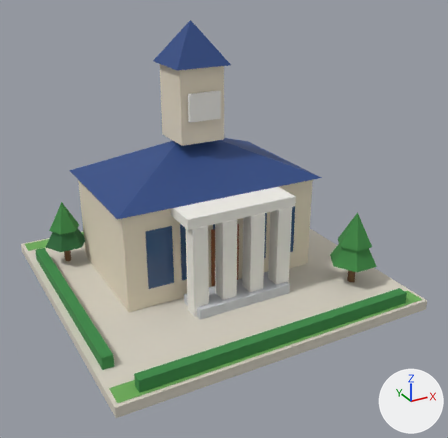
Renders of the glTF model public/models/21.glb from each side of a commit.
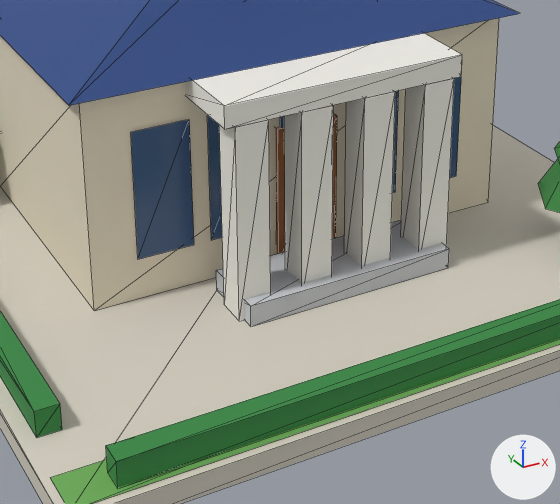
Each version appears first whole from a 50 mm lens placed at (-0.8, -1.572, 0.98), pointed at (0.016, -0.087, 0.238), and next in a close-up on the part from 19% to 76% of the width and 39% to 91% of the height. Every picture has the same lights, and +X, +Y and +Z are marked at lower right. The first two pictures are the older version. The close-ups show mesh edges as thin lines. Vertices at exactly the same position are counted once.

Before the edit, the objects in view are built like this:
```python
me_b21 = bpy.data.meshes.new('b21')
me_b21.from_pydata(...)  # 226 vertices, 240 faces; spans x -0.48..0.48, y -0.48..0.48, z 0.0..0.79
me_b21.materials.append(mat_paving)
me_b21.materials.append(mat_grass)
me_b21.materials.append(mat_hedge)
me_b21.materials.append(mat_wall_cream)
me_b21.materials.append(mat_roof_flat)
me_b21.materials.append(mat_roof_blue)
me_b21.materials.append(mat_wall_white)
me_b21.materials.append(mat_concrete)
me_b21.materials.append(mat_wall_wood)
me_b21.materials.append(mat_glass_dark)
me_b21.materials.append(mat_glow_window)
me_b21.materials.append(mat_trunk)
me_b21.materials.append(mat_tree_green)
me_b21.materials.append(mat_tree_dark)
ob_b21 = bpy.data.objects.new('b21', me_b21)
ob_b21.location = (0.0, 0.0, 0.0)
```
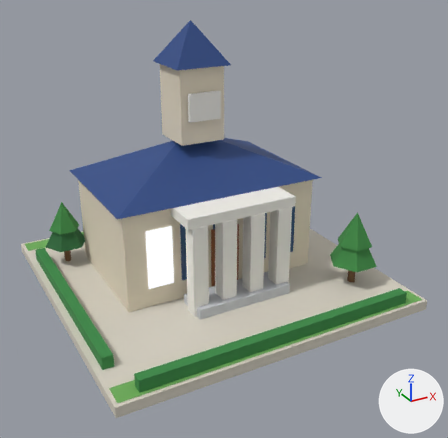
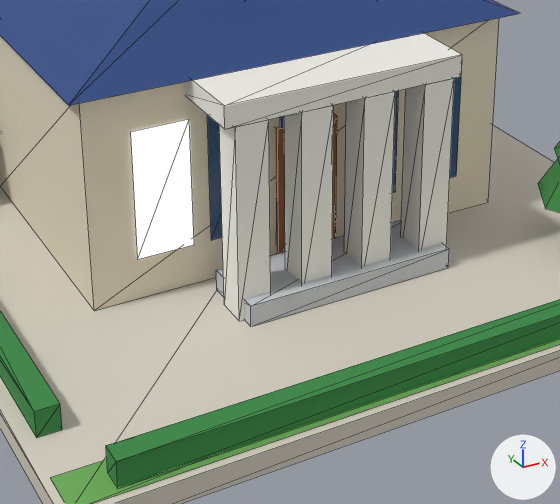
Boxes [x1, y1, x2, y2] around the edits, measured in the close-ups (560 x 504 px; the box of a moved part takes in the faces that stretch with it):
'b21', reshaped, recoloured (lighter)
    both: [0, 0, 560, 504]
part 1 of me_b21, moved or reshaped (mostly hidden before)
    before: [280, 116, 284, 128]
    after: [207, 116, 222, 240]
part 2 of me_b21, moved or reshaped (not visible afterwards)
    before: [207, 116, 222, 240]
part 3 of me_b21, recoloured (blue to white)
    before: [131, 120, 222, 259]
    after: [131, 120, 194, 259]

What changed in the scene script:
```text
Change me_b21:
    where me_b21.from_pydata(...)  # 226 vertices, 240 faces; spans x -0.48..0.48, y -0.48..0.48, z 0.0..0.79
    used by ob_b21; location = (0.0, 0.0, 0.0)
    me_b21 part 1: the loose piece of 4 vertices spanning x -0.04..0.04, y -0.123, z 0.09..0.27 is moved by (-0.104, 0.0, 0.0)
    me_b21 part 2
    me_b21.vertices[128].co: (-0.144, -0.123, 0.09) -> (0.313, 0.142, 0.09)  # pixel (211, 240) -> not seen
    me_b21.vertices[129].co: (-0.064, -0.123, 0.09) -> (0.313, 0.218, 0.09)
    me_b21.vertices[130].co: (-0.064, -0.123, 0.27) -> (0.313, 0.218, 0.27)
    me_b21.vertices[131].co: (-0.144, -0.123, 0.27) -> (0.313, 0.142, 0.27)  # pixel (207, 115) -> not seen
    me_b21 part 3: all 4 faces centred in x -0.221..-0.091, y -0.123, z 0.15..0.21 switch from mat_glass_dark to mat_glow_window
```
